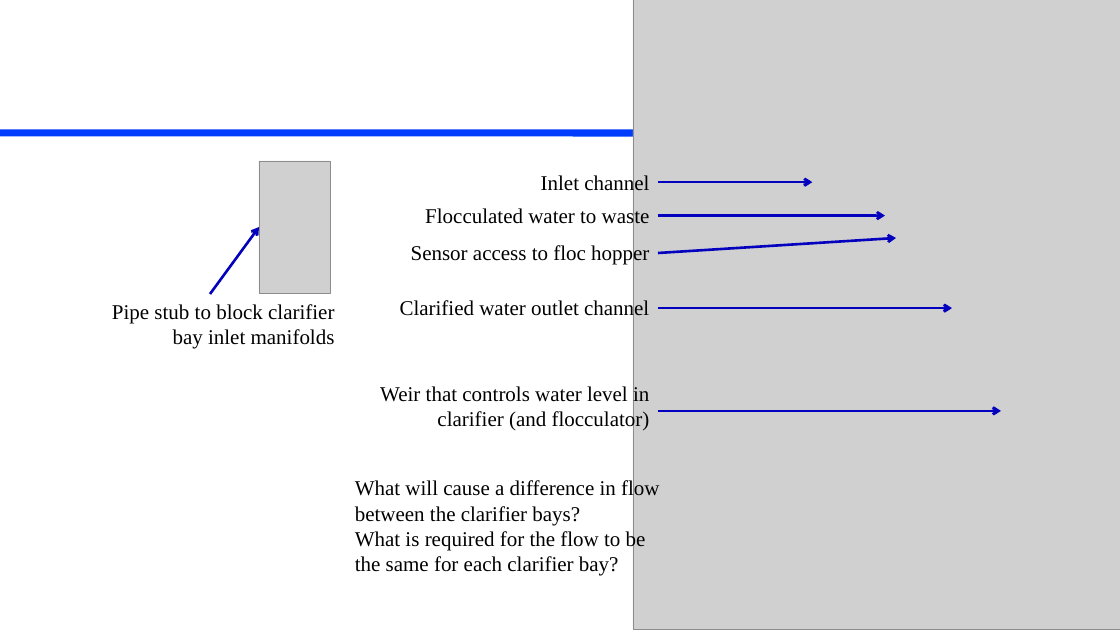
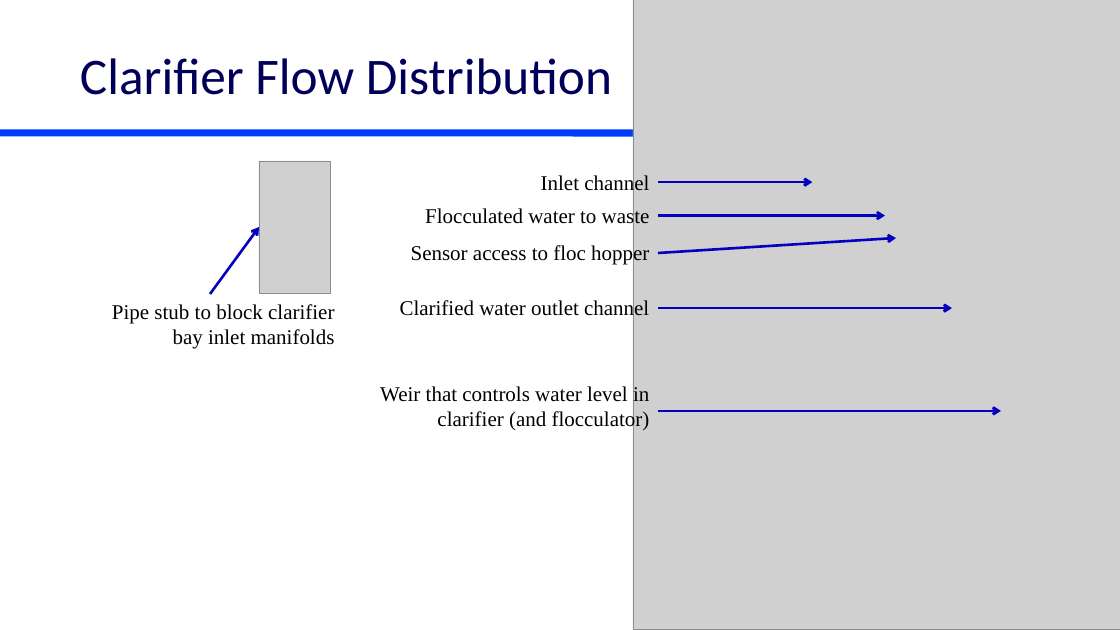
Before and after one commit to monroews/CEE4520Lectures, a slide deck: slide 7 of Manifolds.pptx (slide 9 before the commit). Drawn at 1120x630 pixels with LibreOffice and Linux fonts; fonts in the diff are those of the drawing; grey boxes stand for pictures. Boxes give left, top, right and bottom in pixels: in the first picture for what was removed or moved away, otherwise in the second. Text is boxed around its words. In the diff, an @@ line names an element or a change of style, - is before the commit and + after.

```diff
--- a/Manifolds.pptx
+++ b/Manifolds.pptx
@@ title added at bbox=[80, 58, 612, 95], 44 pt, text #00005A @@
+Clarifier Flow Distribution
@@ text removed at bbox=[355, 479, 659, 576] @@
-What will cause a difference in flow between the clarifier bays?
-What is required for the flow to be the same for each clarifier bay?
```
Also in this commit, not shown: 5 other slides changed, 1 slide added, 4 slides removed.
